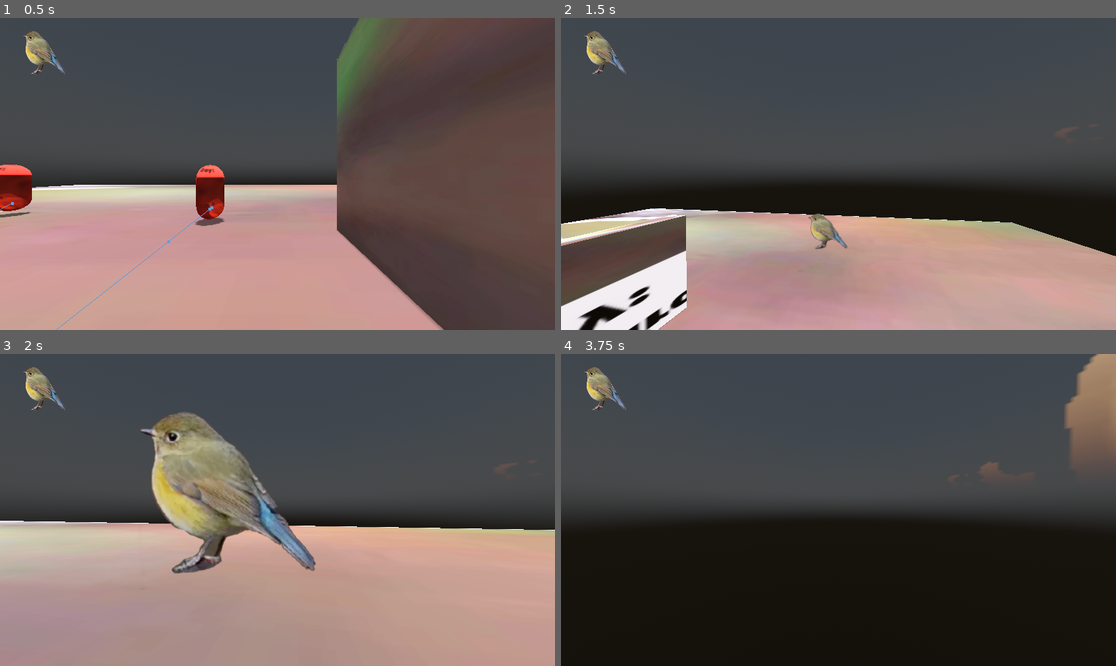
Above: before the commit, frames 1-4 (two rows, left to right).
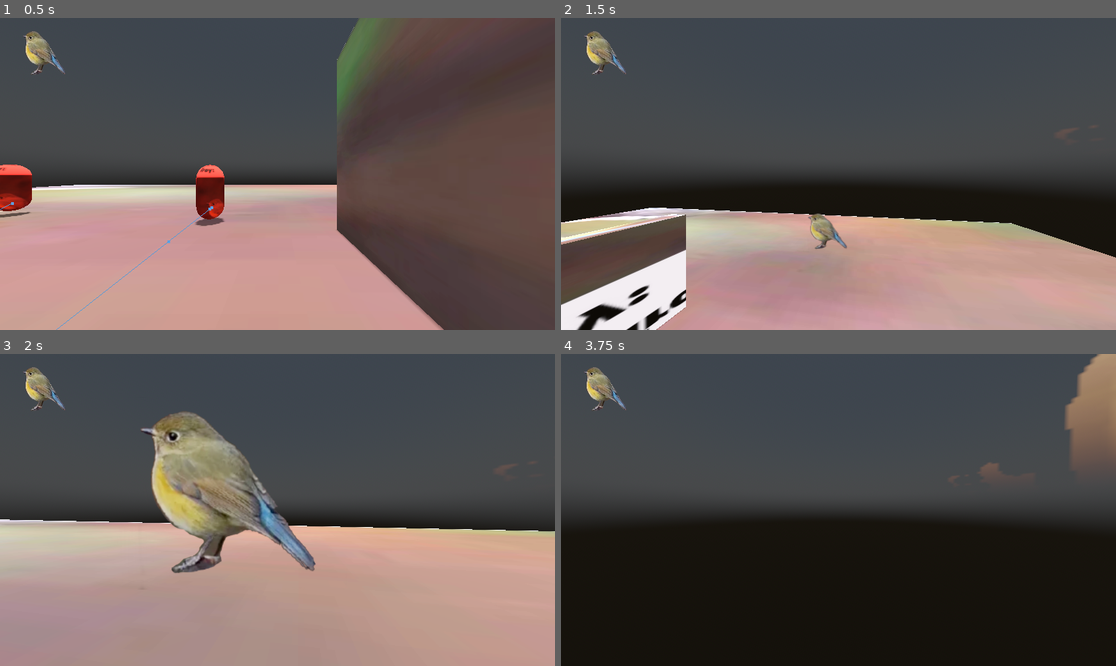
Above: after the commit, the same moments.

Repository: ihaveapatricklmao/TROY
Game: Godot game, scene res://World.tscn
The game is run twice, just before and just after one commit, with the same random seed, the same clock (stepped at 60 frames per second) and the same inputs. The engine's default icon, where the game draws it, is replaced by a stand-in: a white triangle on a blue panel in a dark square.
Inputs (mouse positions are in pixels of both pictures, inside the frame that each line leads up to):
- Up to frame 1 (0.5 s): no input
- Up to frame 2 (1.5 s): tap Enter (ui_accept) at 0.5, 0.77 s; move the mouse to (960, 158) at 0.52 s; hold D (moveright) 0.53-1.28 s; tap Shift (dash) at 0.6, 1.35 s; move the mouse to (810, 174) at 1.27 s; hold W (moveup) from 1.28 s (still down)
- Up to frame 3 (2 s): keep holding W (moveup); tap Enter (ui_accept) at 1.52 s
- Up to frame 4 (3.75 s): keep holding W (moveup); move the mouse to (849, 503) at 2.02 s; tap Shift (dash) at 2.1, 2.85, 3.6 s; tap Enter (ui_accept) at 2.75, 3.02, 3.5 s; move the mouse to (832, 516) at 2.77 s; move the mouse to (877, 513) at 3.52 s

Frame 1 is identical in both runs. In frame 2, 1.5% of the frame differs, in the area x 0-100%, y 60-100%; in frame 3, 0.5%; in frame 4, less than 0.1%.

Commit message:
tweaks

Diff:
--- a/whatdafreak/Player.gd
+++ b/whatdafreak/Player.gd
@@ -6,7 +6,7 @@
 # cam vars
 @onready var Head = $Head
 @onready var Cam = $Head/Camera3D
-var cam_tilt_power = 1
+var cam_tilt_power = 1.3
 
 var min_cam_angle : float = -90.0
 var max_cam_angle : float = 90.0
